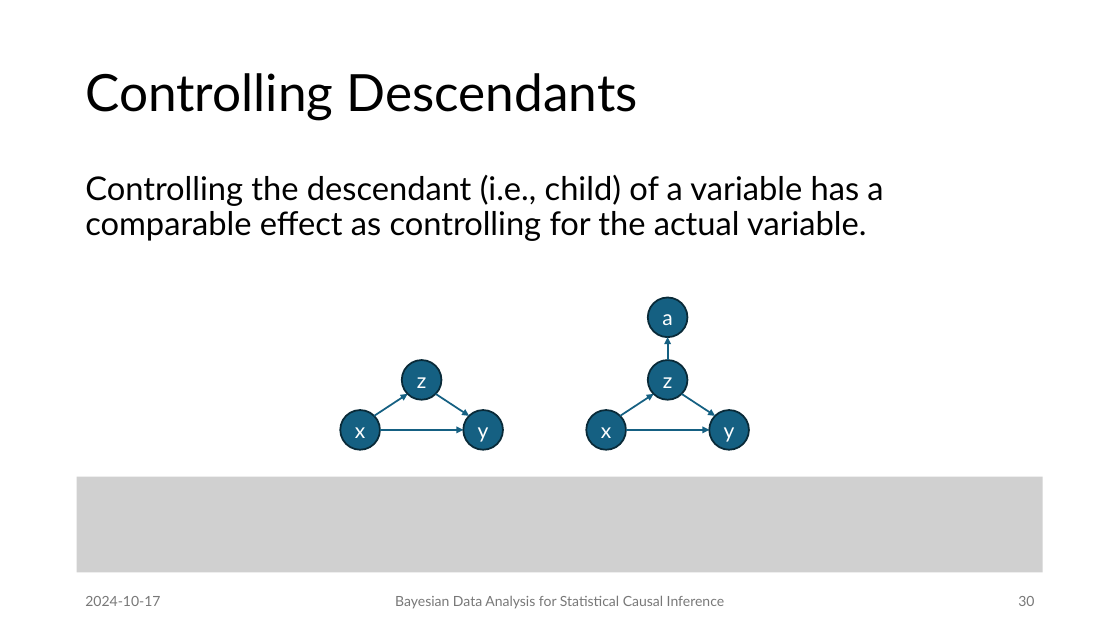
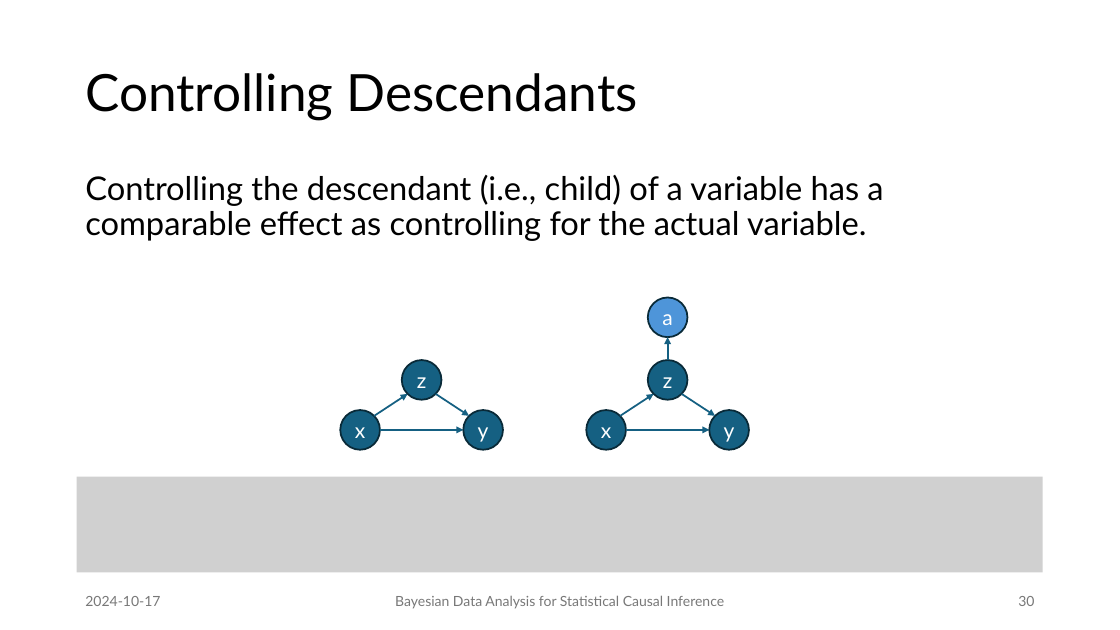
Before and after one commit to JulianFrattini/bda4sci, a slide deck: slide 30 of slides/singular/bda4sci.pptx. Drawn at 1120x630 pixels with LibreOffice and Linux fonts; fonts in the diff are those of the drawing; grey boxes stand for pictures. Boxes give left, top, right and bottom in pixels: in the first picture for what was removed or moved away, otherwise in the second. Text is boxed around its words. In the diff, an @@ line names an element or a change of style, - is before the commit and + after.

```diff
--- a/slides/singular/bda4sci.pptx
+++ b/slides/singular/bda4sci.pptx
@@ ellipse "a" at <box>648,297,687,337</box>: fill #156082 to #4E95D9 @@
```
Also in this commit, not shown: 5 other slides changed, 3 slides removed, 1 other file.
